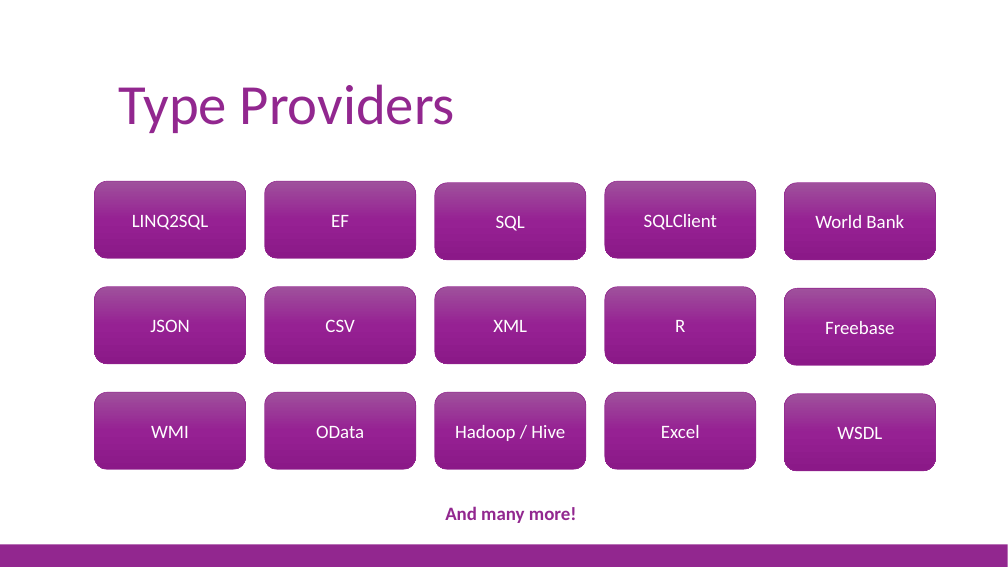
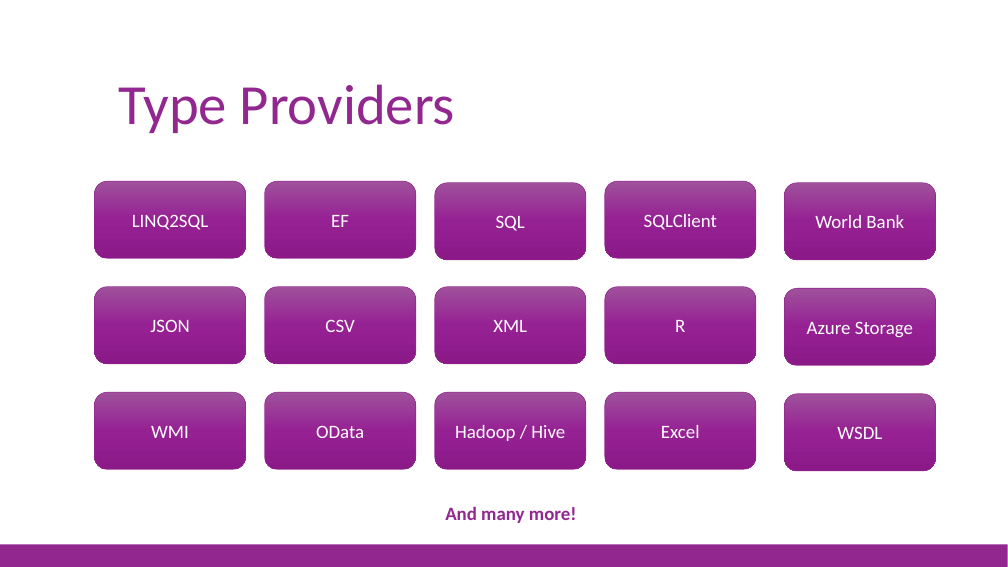
Before and after one commit to jorgef/fsharpworkshop, a slide deck: slide 77 of FSharpWorkshop_Slides.pptx. Drawn at 1008x567 pixels with LibreOffice and Linux fonts; fonts in the diff are those of the drawing. Boxes give left, top, right and bottom in pixels: in the first picture for what was removed or moved away, otherwise in the second. Text is boxed around its words. In the diff, an @@ line names an element or a change of style, - is before the commit and + after.

Commit message:
Added azure storage type provider to slides

```diff
--- a/FSharpWorkshop_Slides.pptx
+++ b/FSharpWorkshop_Slides.pptx
@@ text in rounded rectangle at box(807, 321, 913, 337): text changed @@
-Freebase
+Azure Storage
```
Also in this commit, not shown: 1 other slide changed, 1 other file.
